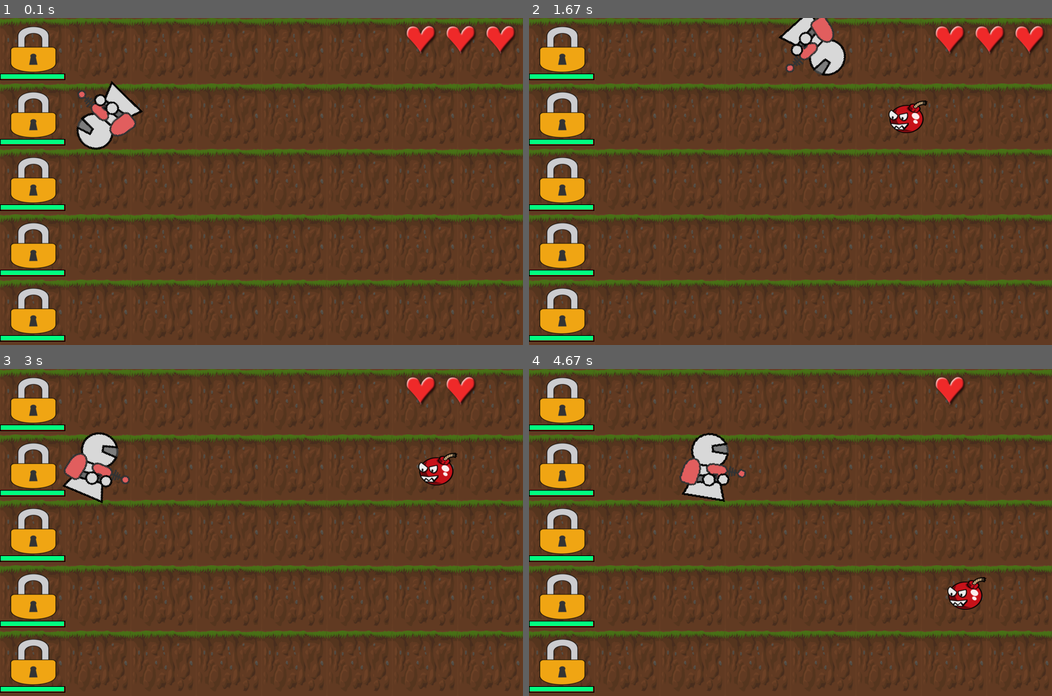
Above: before the commit, frames 1-4 (two rows, left to right).
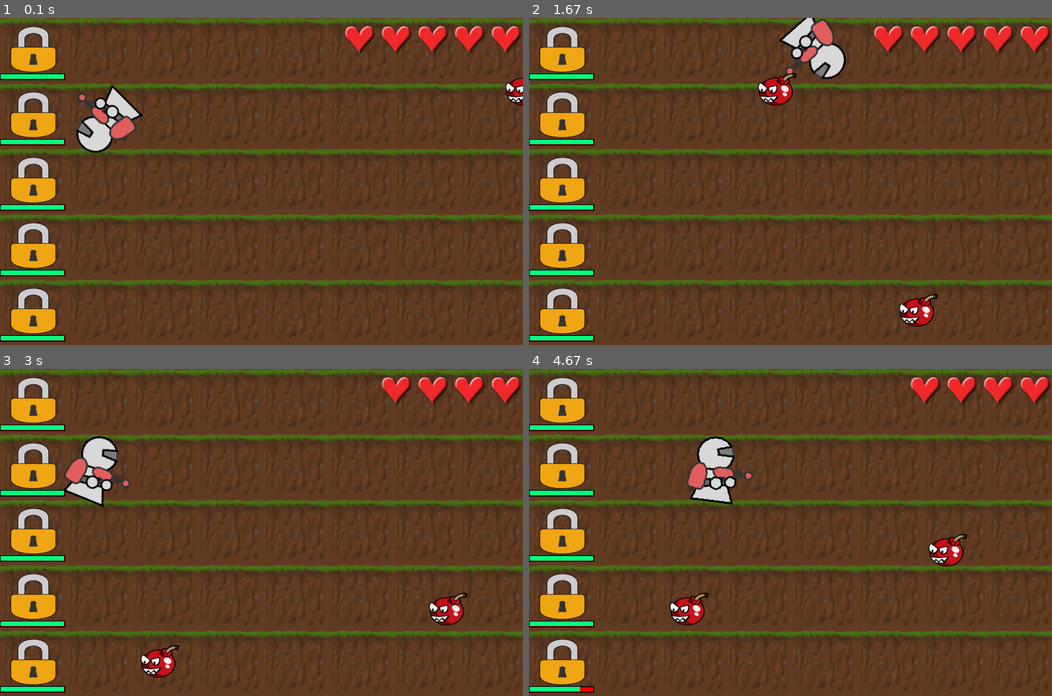
Above: after the commit, the same moments.

Repository: haeunsong/pygame_project
Game: pygame game, started from class.py
The game is run twice, just before and just after one commit, with the same random seed, the same clock (stepped at 60 frames per second) and the same inputs.
Inputs (mouse positions are in pixels of both pictures, inside the frame that each line leads up to):
- Up to frame 1 (0.1 s): no input
- Up to frame 2 (1.67 s): hold D 0.33-0.8 s; move the mouse to (769, 194) at 0.37 s; hold W 0.83-1.13 s; move the mouse to (957, 171) at 0.87 s; hold D 1.17-1.63 s; move the mouse to (664, 184) at 1.2 s
- Up to frame 3 (3 s): hold A 1.67-2.2 s; move the mouse to (99, 483) at 1.7 s; hold S 2.23-2.53 s; move the mouse to (339, 418) at 2.27 s; hold A 2.57-2.97 s; move the mouse to (324, 561) at 2.6 s
- Up to frame 4 (4.67 s): hold W 3-3.37 s; move the mouse to (800, 421) at 3.03 s; hold D 3.4-4.03 s; move the mouse to (602, 522) at 3.43 s; hold S 4.07-4.43 s; move the mouse to (795, 568) at 4.1 s; hold A from 4.47 s (still down); move the mouse to (774, 476) at 4.5 s

The runs differ from the first frame. In frame 1, 2.7% of the frame differs, in the area x 14-100%, y 2-42%; in frame 2, 3.9%; in frame 3, 3.8%; in frame 4, 4.1%, in the area x 9-100%, y 2-99%.

Commit message:
게임오버 화면 일정시간 이상 띄우기와 badguys.pop(index)문제 해결하기!!

Diff:
--- a/class.py
+++ b/class.py
@@ -2,6 +2,7 @@
 from pygame.locals import *
 
 pygame.init()
+pygame.font.init()
 
 width, height = 800,500
 screen=pygame.display.set_mode((width,height))
@@ -19,16 +20,17 @@
 key = pygame.image.load(os.path.join(image_path,'key.png'))
 bang = pygame.image.load(os.path.join(image_path,'bang.png'))
 heart = pygame.image.load(os.path.join(image_path,'heart.png'))
-running = 1 # 게임 실행
-exitcode = 0 # 게임 종료
+
+# running = 1 # 게임 실행
+# exitcode = 0 # 1이 되면 게임 종료
 
 class Player:
-    playerpos = [154,150]
+    playerpos = [154,155]
 
     def __init__(self):
         self.image = pygame.image.load(os.path.join(image_path, 'alien.png'))
         self.rect = pygame.Rect(self.image.get_rect())
-        self.hp = 3
+        self.hp = 5
 
     def draw(self):
         self.mousepos = pygame.mouse.get_pos()
@@ -81,10 +83,13 @@
 
 def main():
     # 메인루틴
-    badtimer = 100
-    badguys = [[1000,random.randint(100,400)]] # 적 처음 위치
+    running = 1
+    badtimer = 50
+    badguys = [[800,random.randint(50,450)]] # 적 처음 위치
     enemy = Enemy()
     player = Player()
+    padlockToKey = False
+    gameOver = 0
 
     while running :
         badtimer -= 2
@@ -101,6 +106,7 @@
             padlock = Padlock(y)
             if ifPadlockHp0(padlock):
                 screen.blit(pygame.image.load(os.path.join(image_path,'key.png')),(10,y+10))
+                padlockToKey = True
             else:
                 padlock.draw()
                 screen.blit(padlock.small_healthbar,(0,y+72)) # 각각 자물쇠 hp 틀 그리기(빨간색)
@@ -124,9 +130,8 @@
 
         # 적 그리기
         enemy_y = random.randint(50,450)
-        # enemy_y = 245
         if badtimer==0:
-            badguys.append([1000,enemy_y])
+            badguys.append([800,enemy_y])
             badtimer=100-(enemy.badtimer1*2) # 지금까지 badtimer가 몇 번 실행되었는지에 따라 badtimer 재설정.
             # 시간 지날수록 적 생성 속도 빨라짐
             if enemy.badtimer1>=35:
@@ -178,7 +183,6 @@
                     badguys.pop(index)
                     arrows.pop(index1)
                 index1 += 1
-            index=0
 
             # 캐릭터와 적의 충돌처리
             player.rect.left = player.playerpos1[0]
@@ -202,14 +206,14 @@
             hpy += 100
 
         # 캐릭터 hp 처리
-        hpy = 620
+        hpx = 750
         for hp in range(0,player.hp):
-            screen.blit(heart,(hp+hpy,10))
-            hpy += 60
+            screen.blit(heart,(hpx-hp,10))
+            hpx -= 55
 
         # 화면 업데이트
-        pygame.display.flip()
-        fpsClock.tick(FPS)
+        # pygame.display.flip()
+        # fpsClock.tick(FPS)
 
         # 키 이벤트 처리
         for event in pygame.event.get():
@@ -244,13 +248,20 @@
         elif keys[1]:
             player.playerpos[0]+=10
 
-        # 점수 처리
-        # sysfont = pygame.font.SysFont(None,72)
-        # scorefont = pygame.font.SysFont(None,36)
-        # message_clear = sysfont.render("!!CLEARED!!",True,(0,255,255))
-        # message_over = sysfont.render("GAME OVER!!",True,(0,255,255))
-        # message_rect = message_clear.get_rect()
-        # message_rect.center = (400,400)
-
+        # 게임오버 / 게임승리 체크
+        if player.hp==0 or padlockToKey:
+            gameOver = 1 # 게임오버
+            running = 0
+
+        # 게임오버시
+        if gameOver :
+            sysfont = pygame.font.SysFont(None,40)
+            text = sysfont.render("GAME OVER!!",True,(0,255,255))
+            text_rect = text.get_rect()
+            text_rect.center = (400,250)
+            screen.blit(text,text_rect.topleft)
+
+        pygame.display.flip()
+        fpsClock.tick(FPS)
 
 main()
